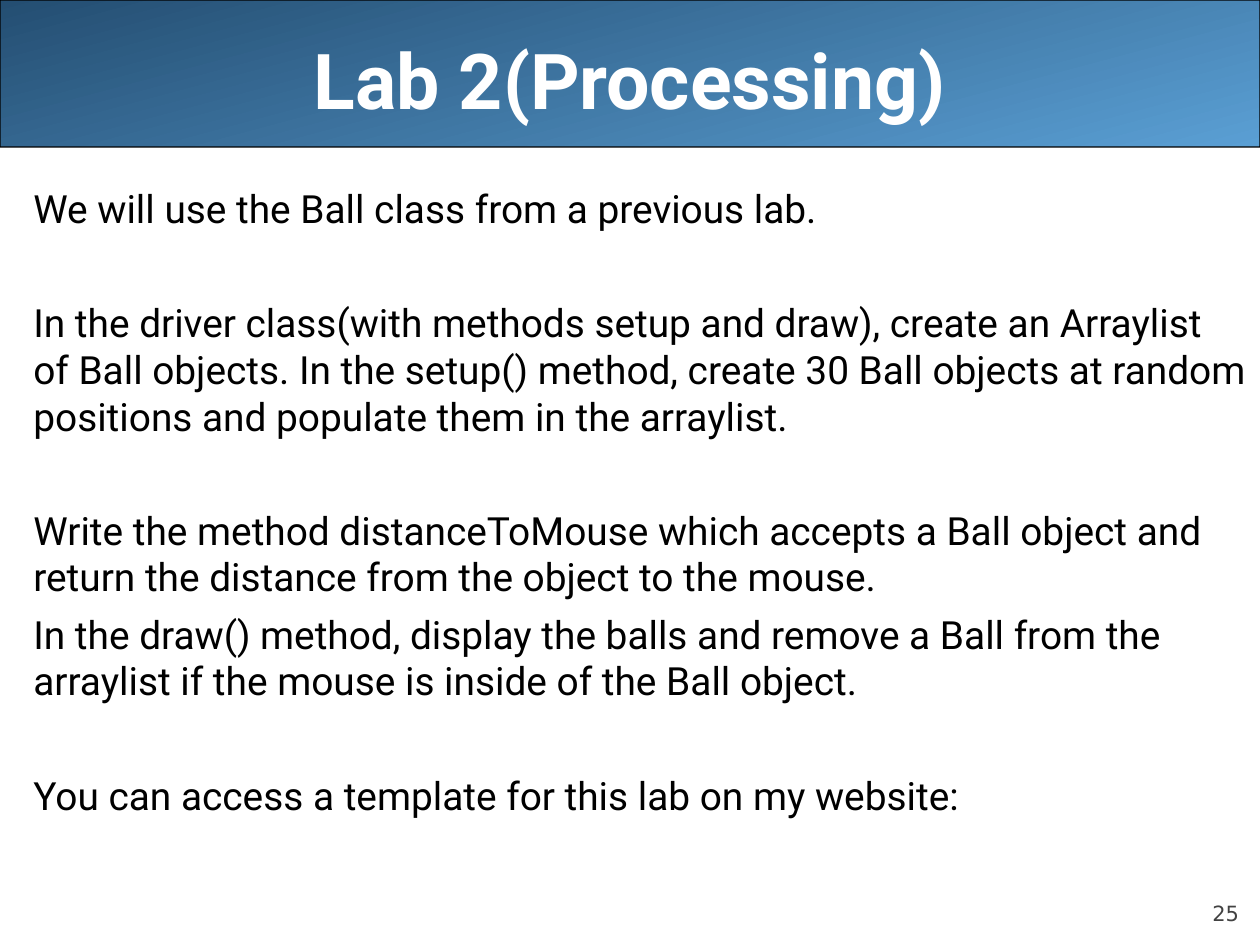
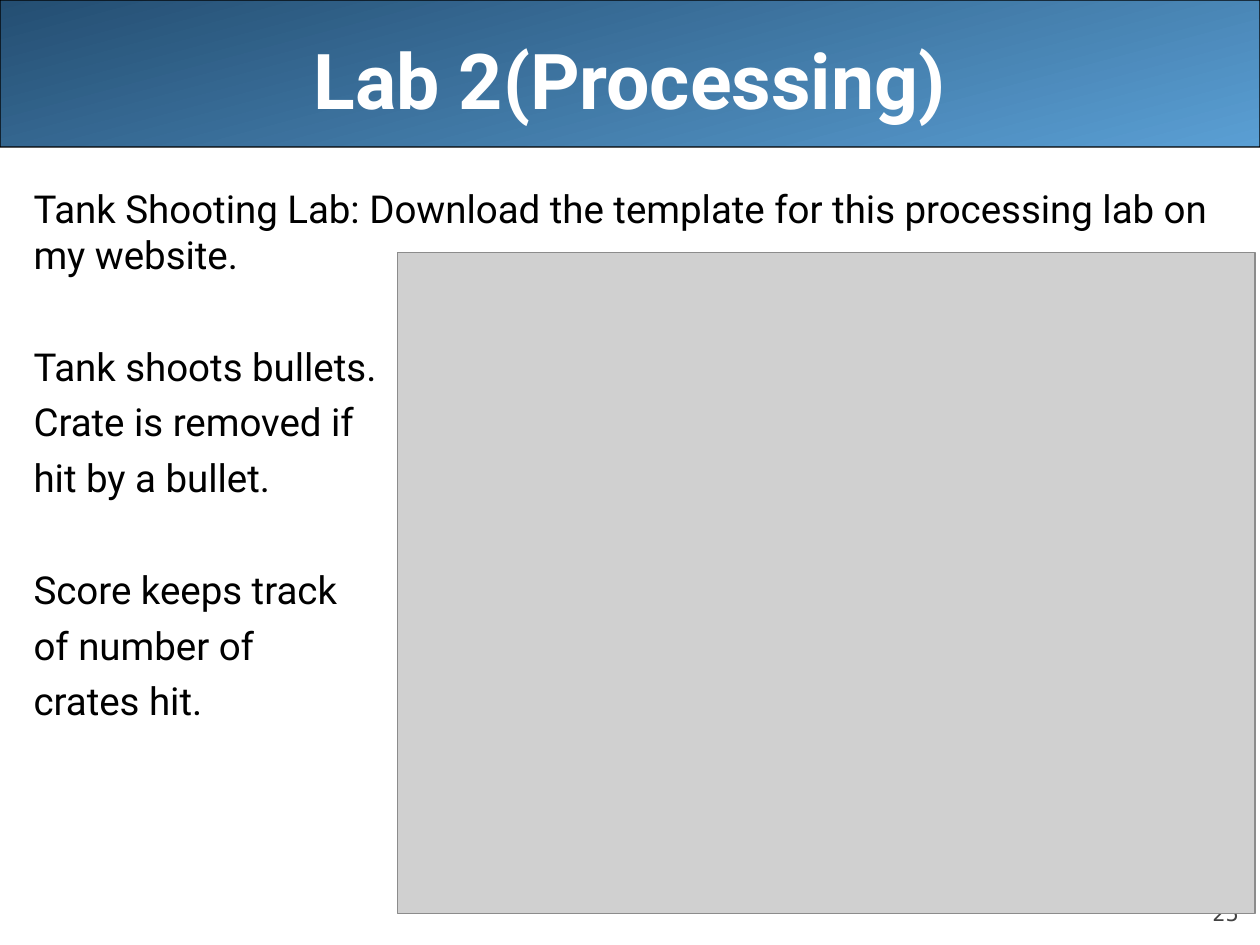
Before and after one commit to LongBaoNguyen/longbaonguyen.github.io, a slide deck: slide 25 of courses/apcsa/lecture18.ppt. Drawn at 1260x945 pixels with LibreOffice and Linux fonts; fonts in the diff are those of the drawing; grey boxes stand for pictures. Boxes give left, top, right and bottom in pixels: in the first picture for what was removed or moved away, otherwise in the second. Text is boxed around its words. In the diff, an @@ line names an element or a change of style, - is before the commit and + after.

```diff
--- a/courses/apcsa/lecture18.ppt
+++ b/courses/apcsa/lecture18.ppt
@@ text at (34, 193, 1207, 716): text changed; size 22.2 to 22 pt @@
-We will use the Ball class from a previous lab.
-In the driver class(with methods setup and draw), create an Arraylist of Ball objects. In the setup() method, create 30 Ball objects at random positions and populate them in the arraylist.
-Write the method distanceToMouse which accepts a Ball object and return the distance from the object to the mouse.
-In the draw() method, display the balls and remove a Ball from the arraylist if the mouse is inside of the Ball object.
-You can access a template for this lab on my website:
+Tank Shooting Lab: Download the template for this processing lab on my website.
+Tank shoots bullets.
+Crate is removed if
+hit by a bullet.
+Score keeps track
+of number of
+crates hit.
@@ picture added at (398, 253, 1256, 914) @@
```
Also in this commit, not shown: 2 other slides changed, 23 other files.
